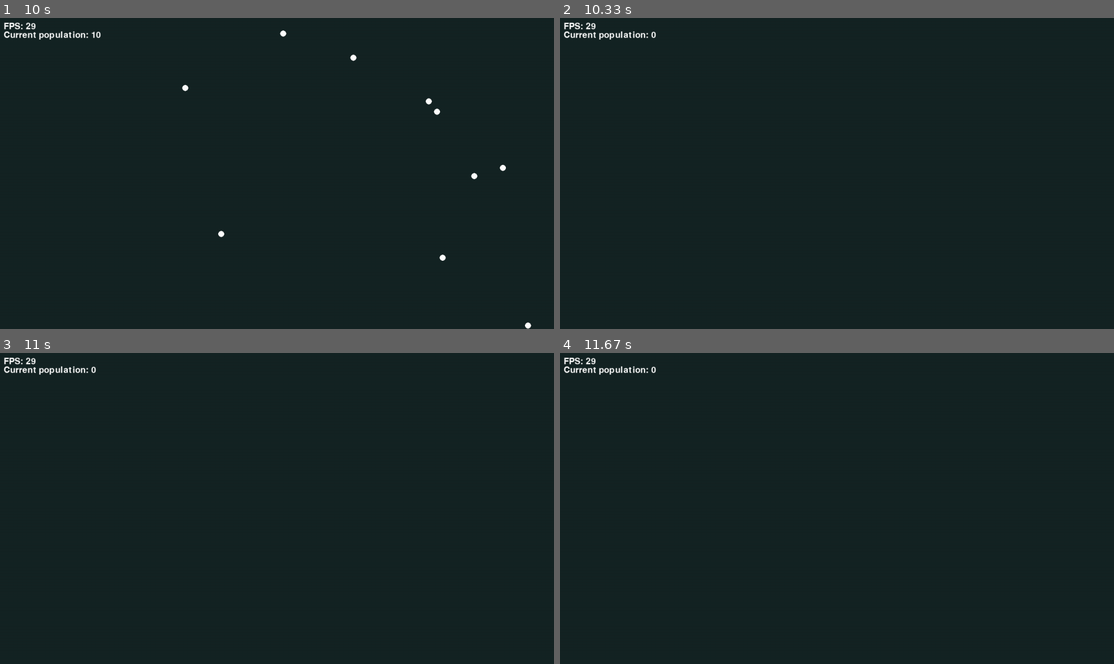
Above: before the commit, frames 1-4 (two rows, left to right).
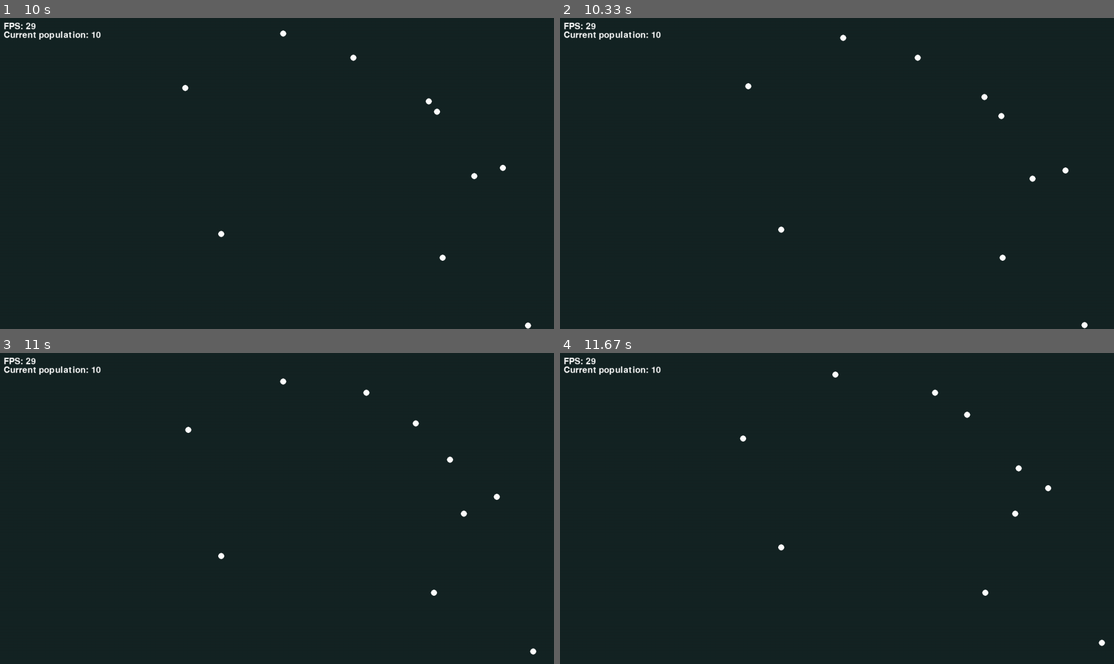
Above: after the commit, the same moments.

Repository: darceno/lifebox-simulator
Game: pygame game, started from src/main.py
The game is run twice, just before and just after one commit, with the same random seed, the same clock (stepped at 60 frames per second) and the same inputs.
Inputs:
- Up to frame 1 (10 s): no input
- Up to frame 2 (10.33 s): no input
- Up to frame 3 (11 s): no input
- Up to frame 4 (11.67 s): no input

Frame 1 is identical in both runs. In frame 2, 0.2% of the frame differs, in the area x 16-96%, y 4-100%; in frame 3, 0.2%, in the area x 16-97%, y 4-98%; in frame 4, 0.2%.

Commit message:
Change the aging system to use seconds rather than frames for timing

Diff:
--- a/src/main.py
+++ b/src/main.py
@@ -89,11 +89,10 @@
                 self.energy -= self.energy//2
 
     def aging(self):
-        self.last_birthday += 1
-        if self.last_birthday >= 100:
+        if time.time() - self.last_birthday > 15:
             self.age += 1
-            self.last_birthday = 0
-        if self.age > len(self.genome):
+            self.last_birthday = time.time()
+        if self.age == len(self.genome):
             self.alive = False
 
     def universal_abilities(self):
